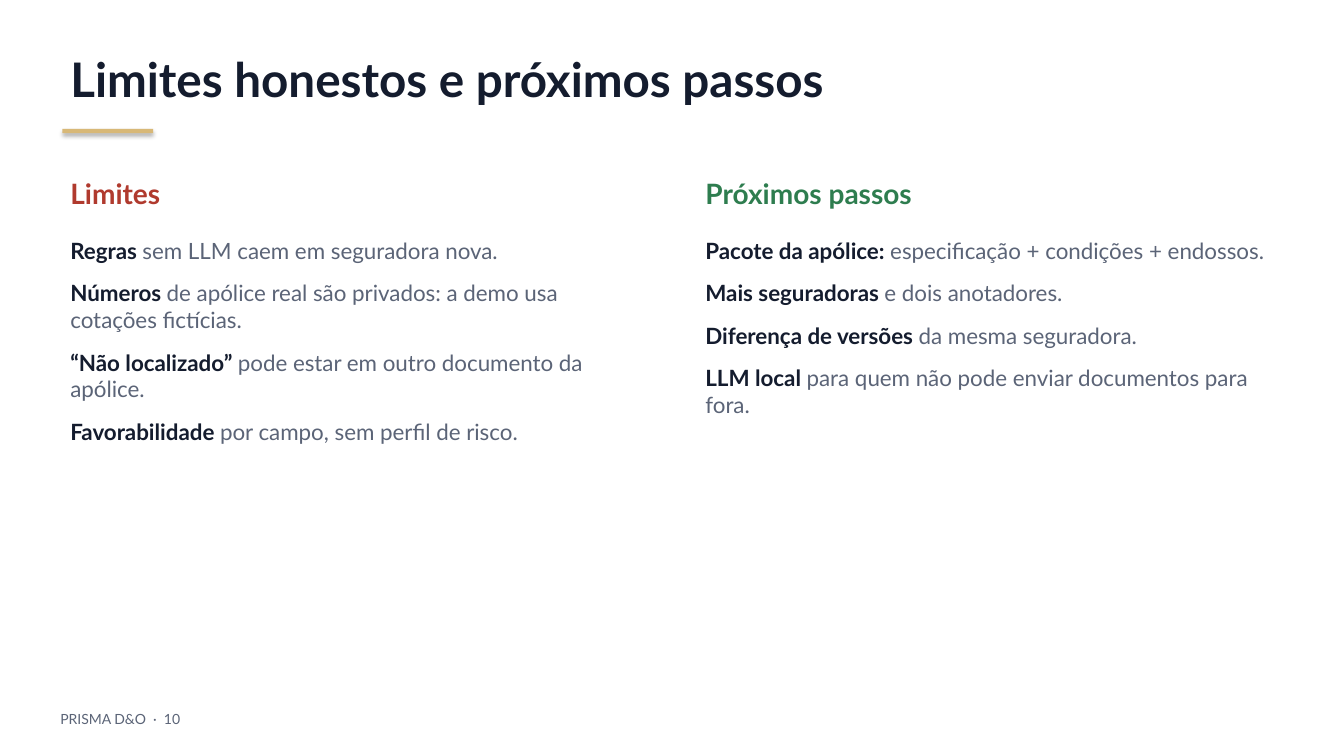
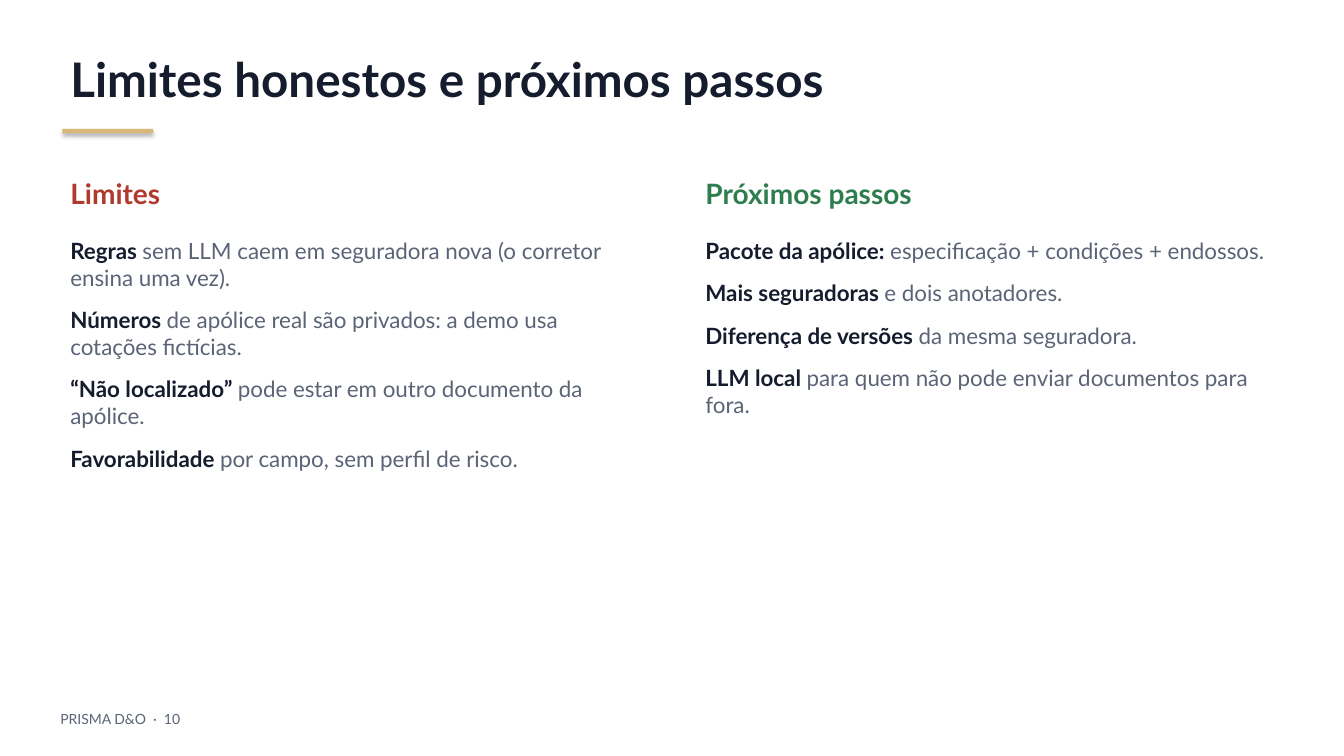
Before and after one commit to ROONDOW/prisma-do, a slide deck: slide 10 of Projeto_Final_Artefatos/InsurMinds_Projeto_Final.pptx. Drawn at 1344x756 pixels with LibreOffice and Linux fonts; fonts in the diff are those of the drawing. Boxes give left, top, right and bottom in pixels: in the first picture for what was removed or moved away, otherwise in the second. Text is boxed around its words. In the diff, an @@ line names an element or a change of style, - is before the commit and + after.

```diff
--- a/Projeto_Final_Artefatos/InsurMinds_Projeto_Final.pptx
+++ b/Projeto_Final_Artefatos/InsurMinds_Projeto_Final.pptx
@@ text at (70, 242, 601, 289): text changed @@
-Regras sem LLM caem em seguradora nova.
+Regras sem LLM caem em seguradora nova (o corretor ensina uma vez).
```
Also in this commit, not shown: 3 other slides changed, 27 other files.
